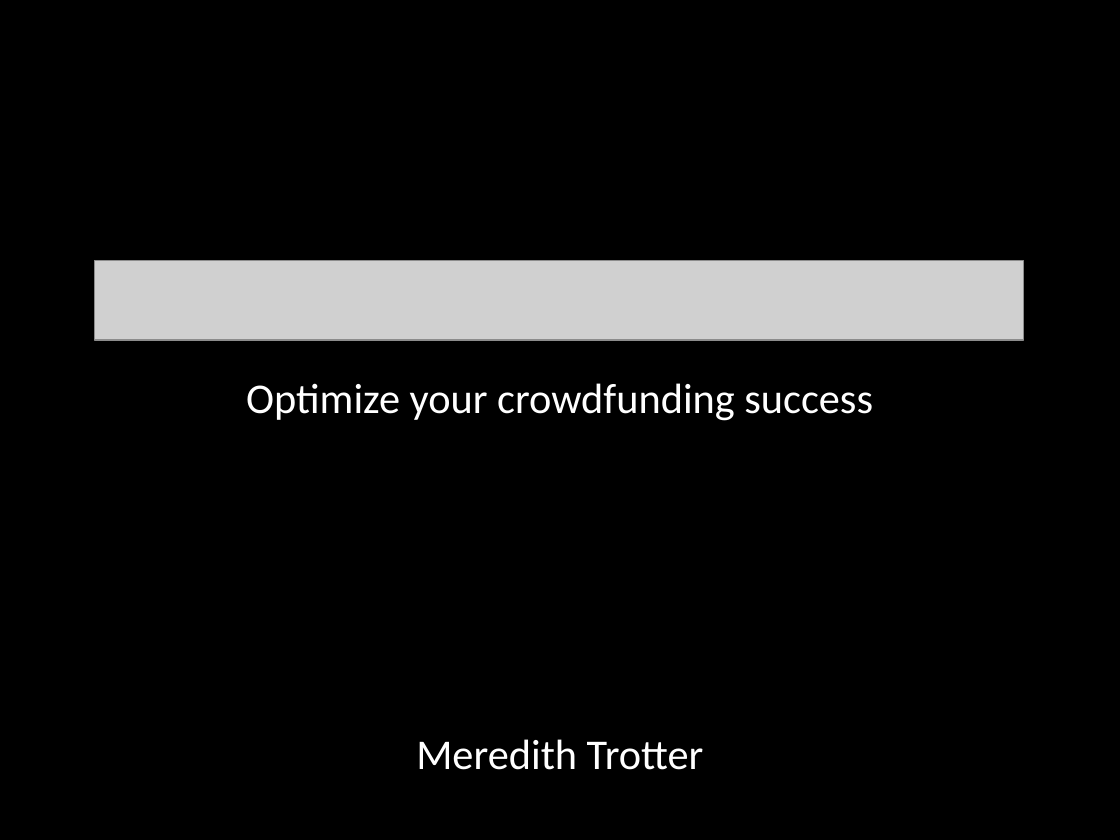
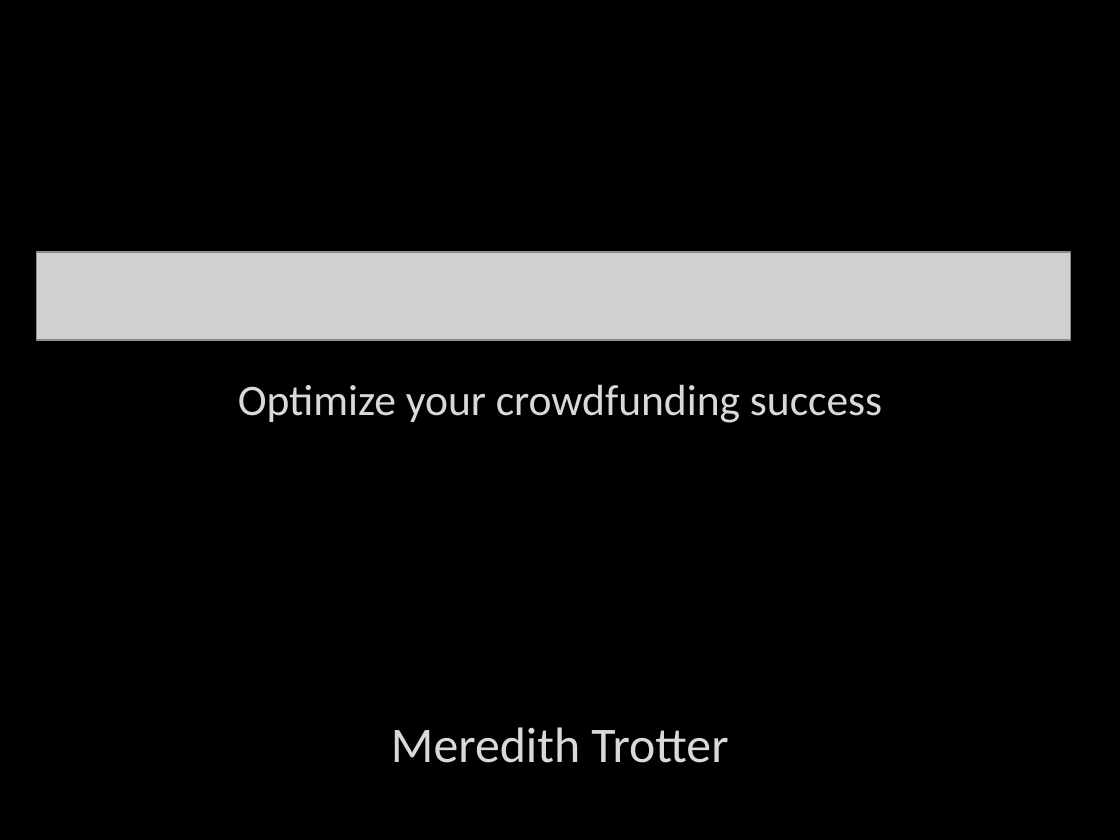
Before and after one commit to mtrotter/insight_proj, a slide deck: slide 1 of Ppt_Demo.pptx. Drawn at 1120x840 pixels with LibreOffice and Linux fonts; fonts in the diff are those of the drawing; grey boxes stand for pictures. Boxes give left, top, right and bottom in pixels: in the first picture for what was removed or moved away, otherwise in the second. Text is boxed around its words. In the diff, an @@ line names an element or a change of style, - is before the commit and + after.

```diff
--- a/Ppt_Demo.pptx
+++ b/Ppt_Demo.pptx
@@ picture: place and size @@
-picture at bbox=[94, 261, 1024, 340]
+picture at bbox=[37, 252, 1071, 340]
@@ subtitle "Optimize your crowdfunding success" at bbox=[238, 384, 882, 763]: size 27.2 to 28 pt in "Optimize your crowdfunding success"; text colour #FFFFFF to #D9D9D9; size 27.2 to 32 pt in "Meredith Trotter" @@
```
Also in this commit, not shown: 3 other slides changed, 2 slides added, 2 slides removed, 16 other files.
